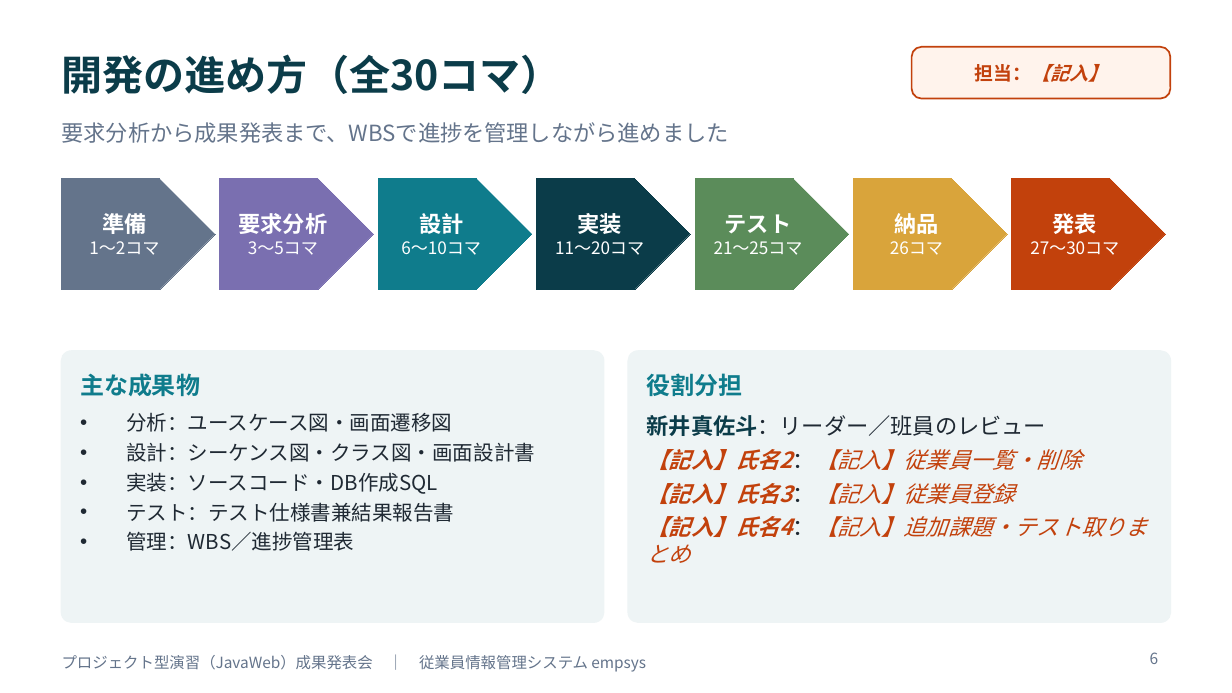
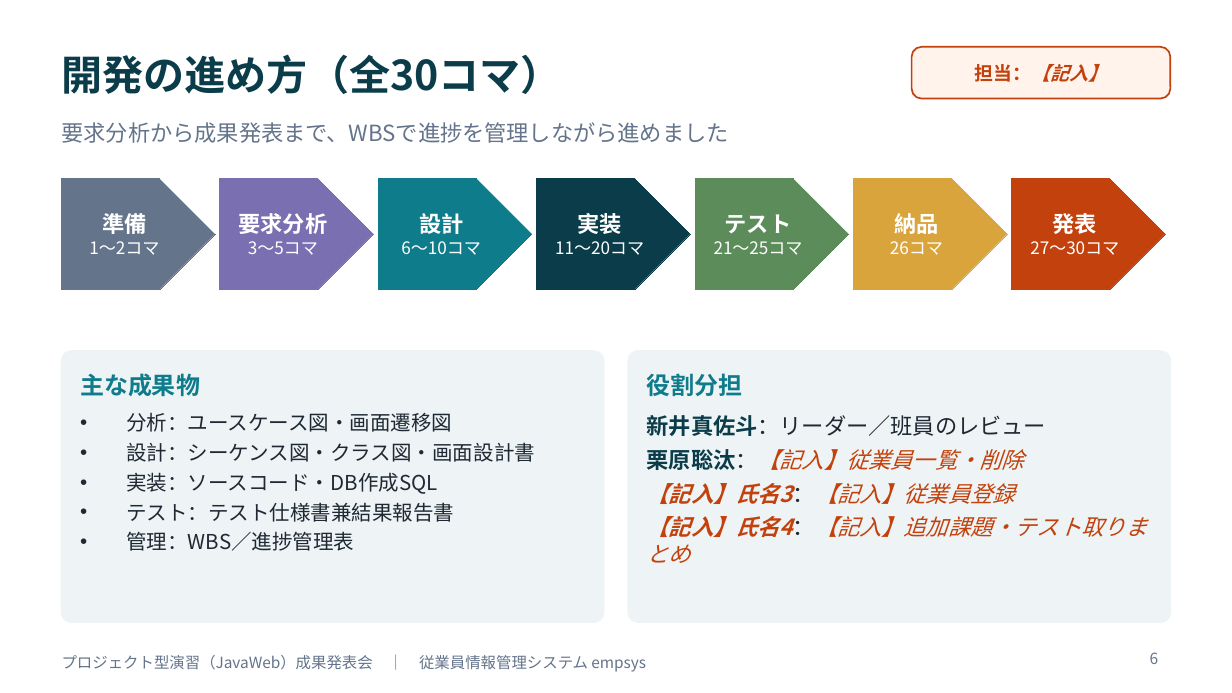
Before and after one commit to amasato1221/web_-application, a slide deck: slide 6 of 成果発表会資料_テンプレート.pptx. Drawn at 1232x693 pixels with LibreOffice and Linux fonts; fonts in the diff are those of the drawing. Boxes give left, top, right and bottom in pixels: in the first picture for what was removed or moved away, otherwise in the second. Text is boxed around its words. In the diff, an @@ line names an element or a change of style, - is before the commit and + after.

```diff
--- a/成果発表会資料_テンプレート.pptx
+++ b/成果発表会資料_テンプレート.pptx
@@ text at [647, 449, 1024, 470]: text changed @@
-【記入】氏名2：【記入】従業員一覧・削除
+栗原聡汰：【記入】従業員一覧・削除
```
Also in this commit, not shown: 3 other slides changed.
